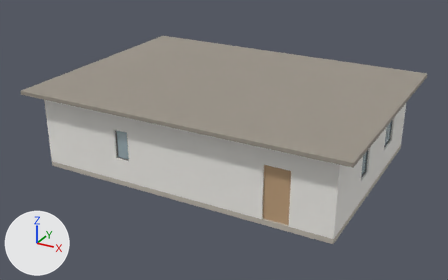
A saved change to the glTF model docs-site/public/3d/bungalow.glb.
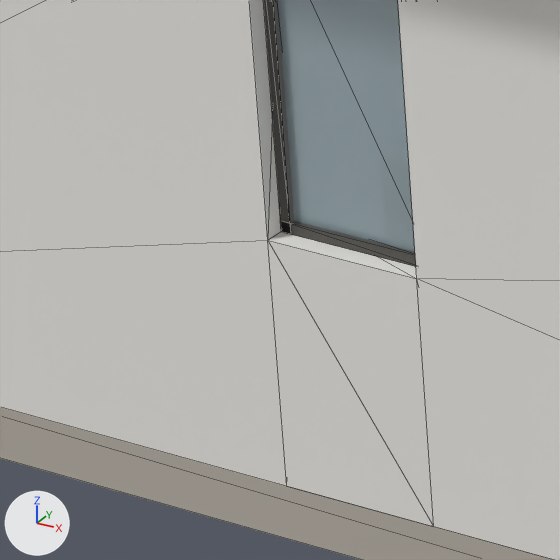
The first picture shows the older version from a 50 mm camera at (17.3, -25.48, 11.11) aimed at (5.87, -4.7, 0.72). The close-ups show the older and then the newer version on the part from 21% to 31% of the width and 49% to 66% of the height of that picture. Only the edits that show in the close-ups are written down. Every picture has the same lights, and +X, +Y and +Z are marked at lower left. The close-ups show mesh edges as thin lines. Where no turn or scale is listed for an object, it has been applied to the vertices.

In view in the first close-up: 'slab:slab', 'wall:shell', 'window:s_bath:frame', 'window:s_bath:glass'.
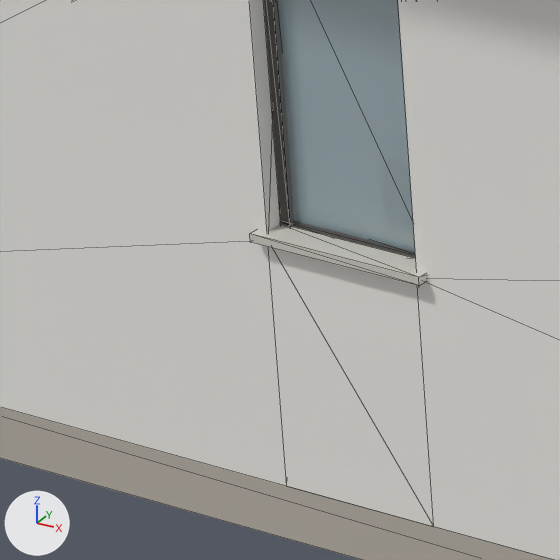
Boxes [x1, y1, x2, y2] around the edits, measured in the close-ups (560 x 560 px):
```json
{"object": "window:s_bath:sill", "change": "added", "after": [250, 224, 427, 286]}
```

The change, as JSON lines over the scene's bpy script:
```json
{"op": "add", "block": "mat_window_sill", "code": ["mat_window_sill = principled_material('window:sill')", "mat_window_sill.base_color = (0.687, 0.658, 0.604)  # light grey #d8d4cc", "mat_window_sill.roughness = 0.45"]}
{"op": "add", "block": "me_window_s_bath_sill", "code": ["me_window_s_bath_sill = bpy.data.meshes.new('window:s_bath:sill')", "me_window_s_bath_sill.from_pydata(...)  # a box spanning x 3.26..3.94, y -8.64..-8.53, z 0.9..0.93", "me_window_s_bath_sill.materials.append(mat_window_sill)  # light grey #d8d4cc"]}
{"op": "add", "block": "ob_window_s_bath_sill", "code": ["ob_window_s_bath_sill = bpy.data.objects.new('window:s_bath:sill', me_window_s_bath_sill)", "ob_window_s_bath_sill.location = (0.0, 0.0, 0.0)"]}
```
